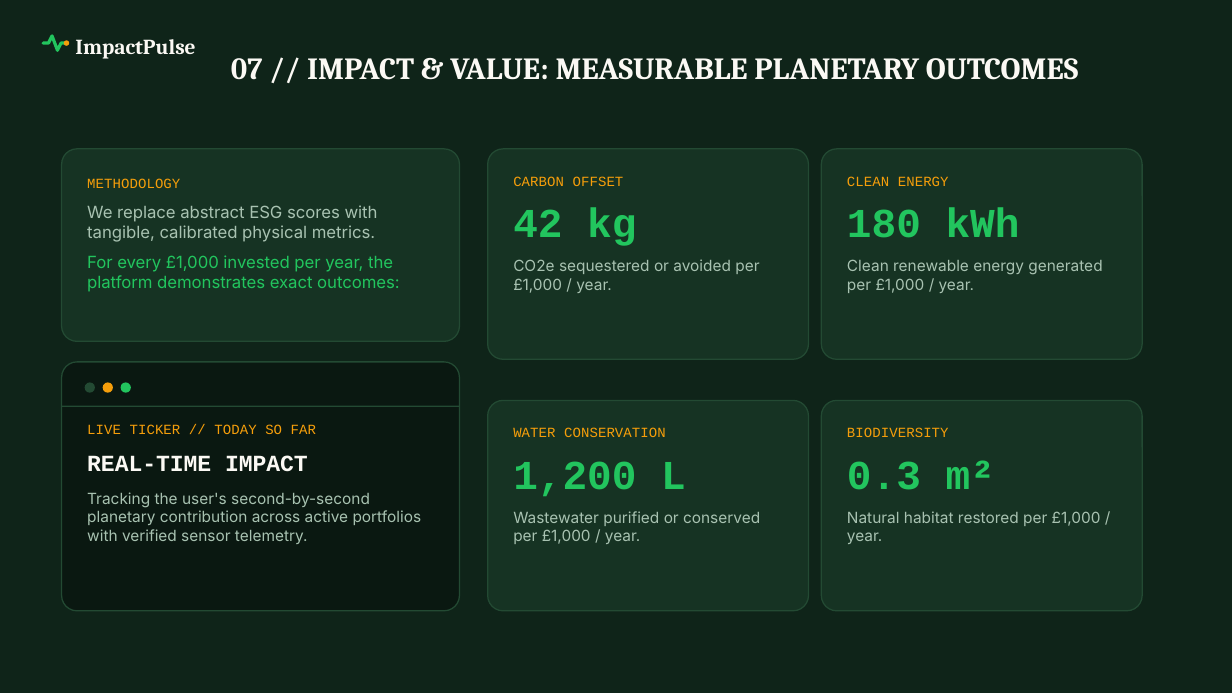
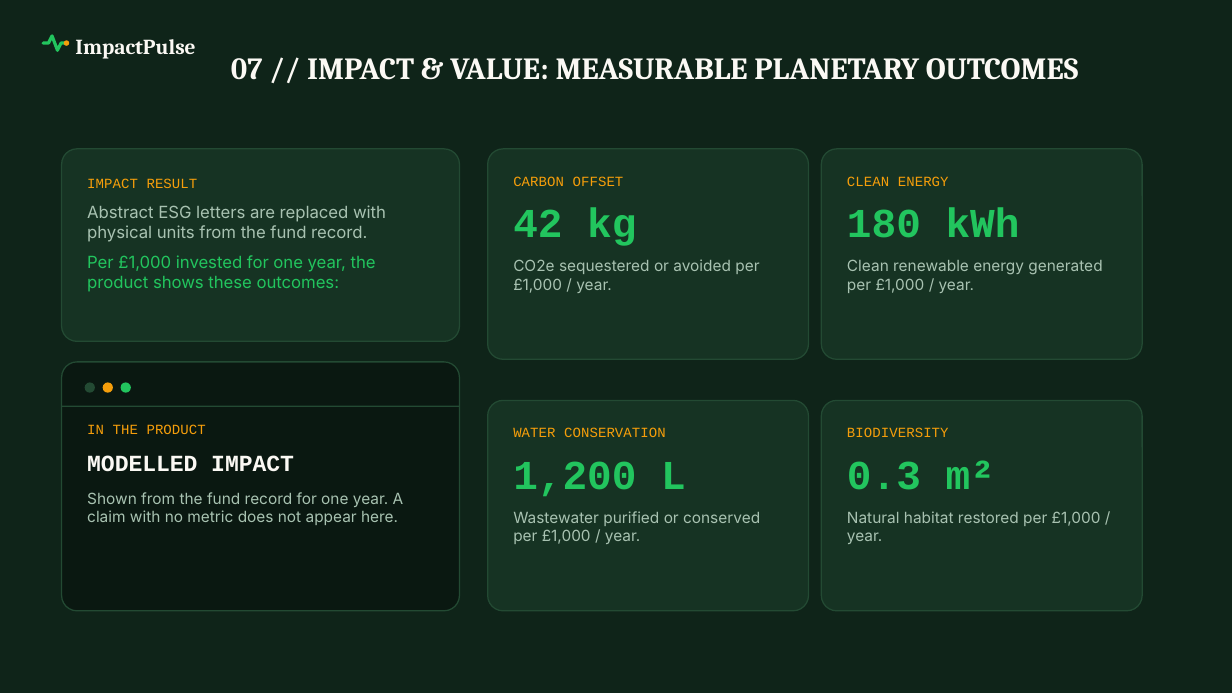
Before and after one commit to Siva-Subramaniam-DS/TCS-Project, a slide deck: slide 9 of ImpactPulse_TCS_Submission_12Slides.pptx. Drawn at 1232x693 pixels with LibreOffice and Linux fonts; fonts in the diff are those of the drawing; background and template pictures are left out; a plain dark background stands for a picture behind light text. Boxes give left, top, right and bottom in pixels: in the first picture for what was removed or moved away, otherwise in the second. Text is boxed around its words. In the diff, an @@ line names an element or a change of style, - is before the commit and + after.

Commit message:
fix(deck): achieve 100% compliance across TCS Guidelines, HSBC Challenge Statement, and Judging Criteria

```diff
--- a/ImpactPulse_TCS_Submission_12Slides.pptx
+++ b/ImpactPulse_TCS_Submission_12Slides.pptx
@@ rectangle removed at <box>0,0,1232,692</box> @@
@@ text at <box>87,178,386,292</box>: text changed; text colour #22C55E to #A8C2B1 @@
-METHODOLOGY
-We replace abstract ESG scores with tangible, calibrated physical metrics.
-For every £1,000 invested per year, the platform demonstrates exact outcomes:
+IMPACT RESULT
+Abstract ESG letters are replaced with physical units from the fund record.
+Per £1,000 invested for one year, the product shows these outcomes:
@@ text at <box>87,424,404,525</box>: text changed @@
-LIVE TICKER // TODAY SO FAR
-REAL-TIME IMPACT
-Tracking the user's second-by-second planetary contribution across active portfolios with verified sensor telemetry.
+IN THE PRODUCT
+MODELLED IMPACT
+Shown from the fund record for one year. A claim with no metric does not appear here.
```
Also in this commit, not shown: 11 other slides changed, 1 other file.
